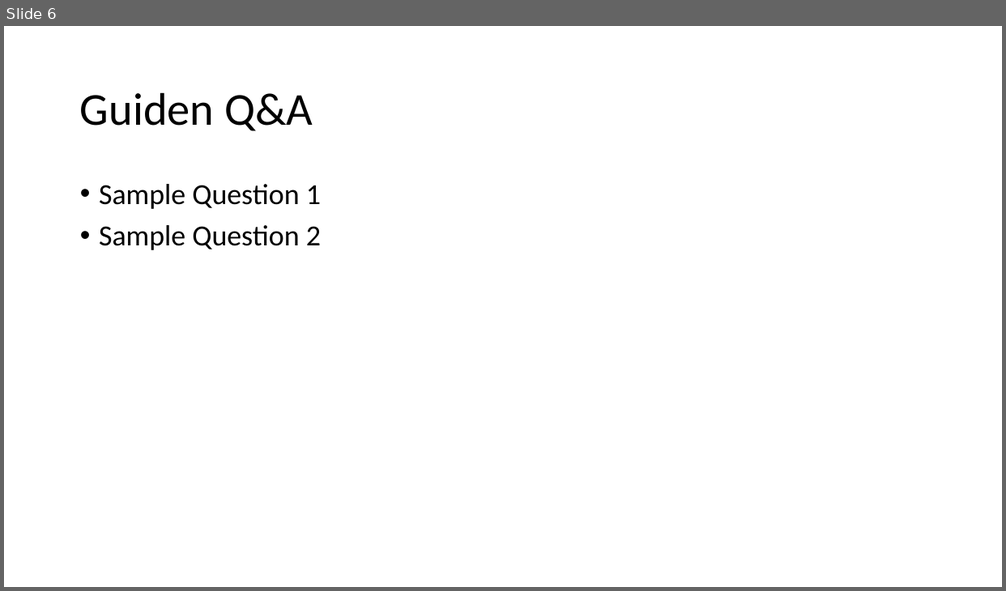
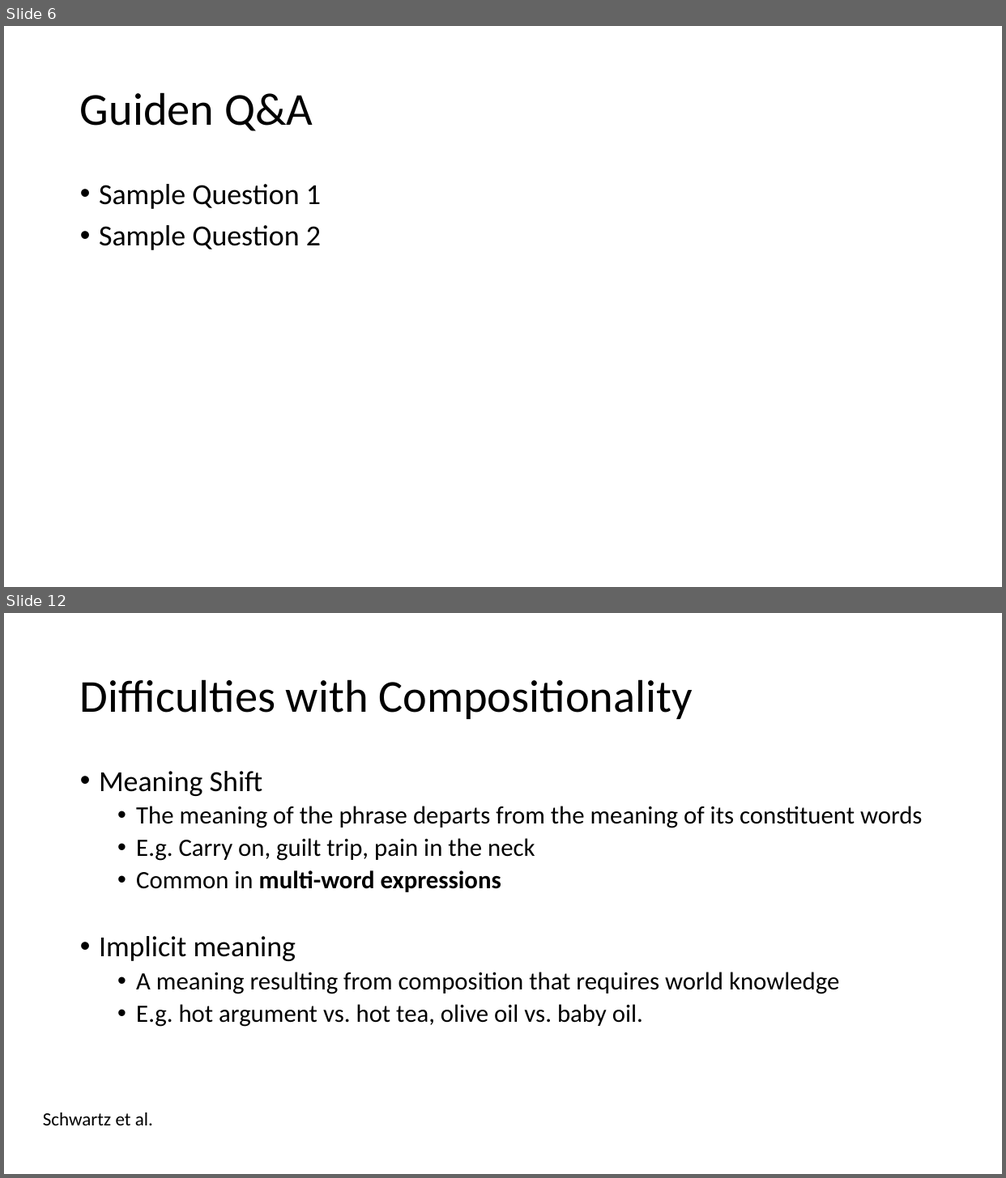
Before and after one commit to spacemanidol/AnalyzingNeuralLanguageModelsGroup1, a slide deck: PaperPresentation02202020.pptx. Shown one above the other, each under a label of ours: slide 6 before the commit, slides 6 and 12 after it; the slides between them are not shown. The pictures are 1006x591 and 1006x1178 pixels, drawn with LibreOffice and Linux fonts; fonts in the diff are those of the drawing. Boxes give left, top, right and bottom in pixels: in the first picture for what was removed or moved away, otherwise in the second. Text is boxed around its words. In the diff, an @@ line names an element or a change of style, - is before the commit and + after.

Commit message:
Update PaperPresentation02202020.pptx
Added Most of the slides for the Pain in the Neck paper. Still need to add the content in for the task descriptions and some results and analysis

```diff
--- a/PaperPresentation02202020.pptx
+++ b/PaperPresentation02202020.pptx
@@ slide 12 added at bbox=[4, 613, 1002, 1174], background #FFFFFF @@
@@ title added at bbox=[80, 679, 692, 719], 44 pt, text #000000 @@
+Difficulties with Compositionality
@@ text added at bbox=[99, 771, 922, 1027], 24 pt, text #000000 @@
+• Meaning Shift
+  • The meaning of the phrase departs from the meaning of its constituent words
+  • E.g. Carry on, guilt trip, pain in the neck
+  • Common in multi-word expressions
+• Implicit meaning
+  • A meaning resulting from composition that requires world knowledge
+  • E.g. hot argument vs. hot tea, olive oil vs. baby oil.
@@ text added at bbox=[43, 1113, 153, 1126], 18 pt, text #000000 @@
+Schwartz et al.
```
Also in this commit, not shown: 1 slide changed, 45 other slides added.
